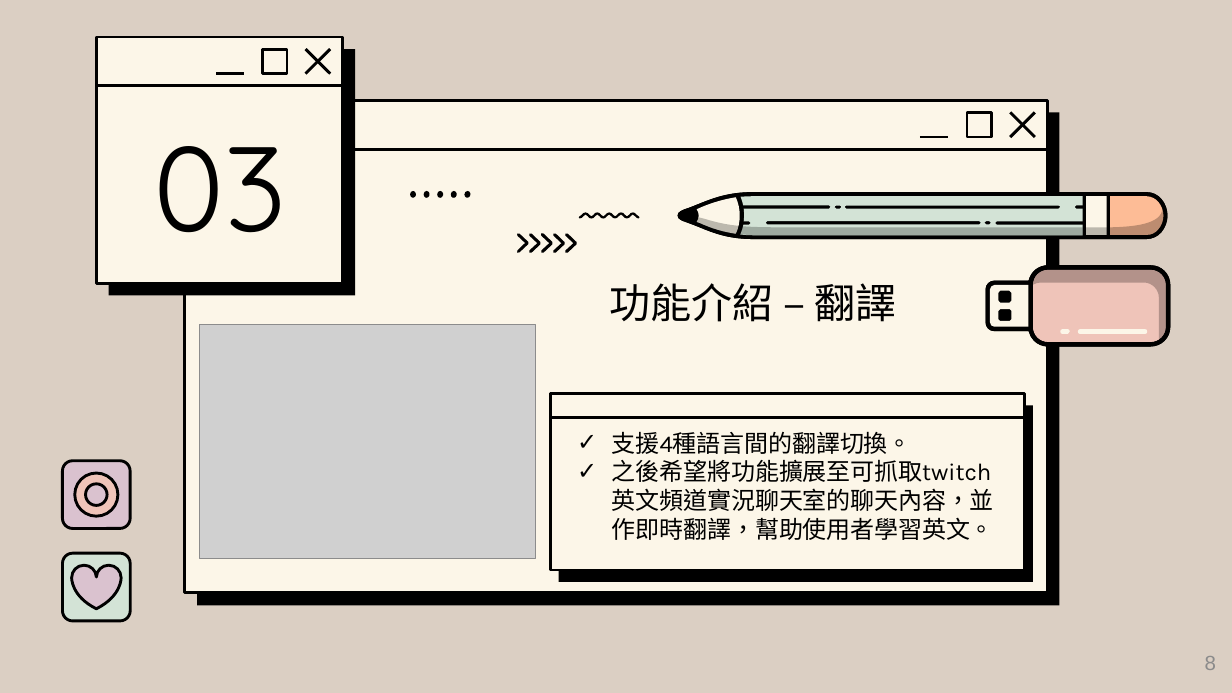
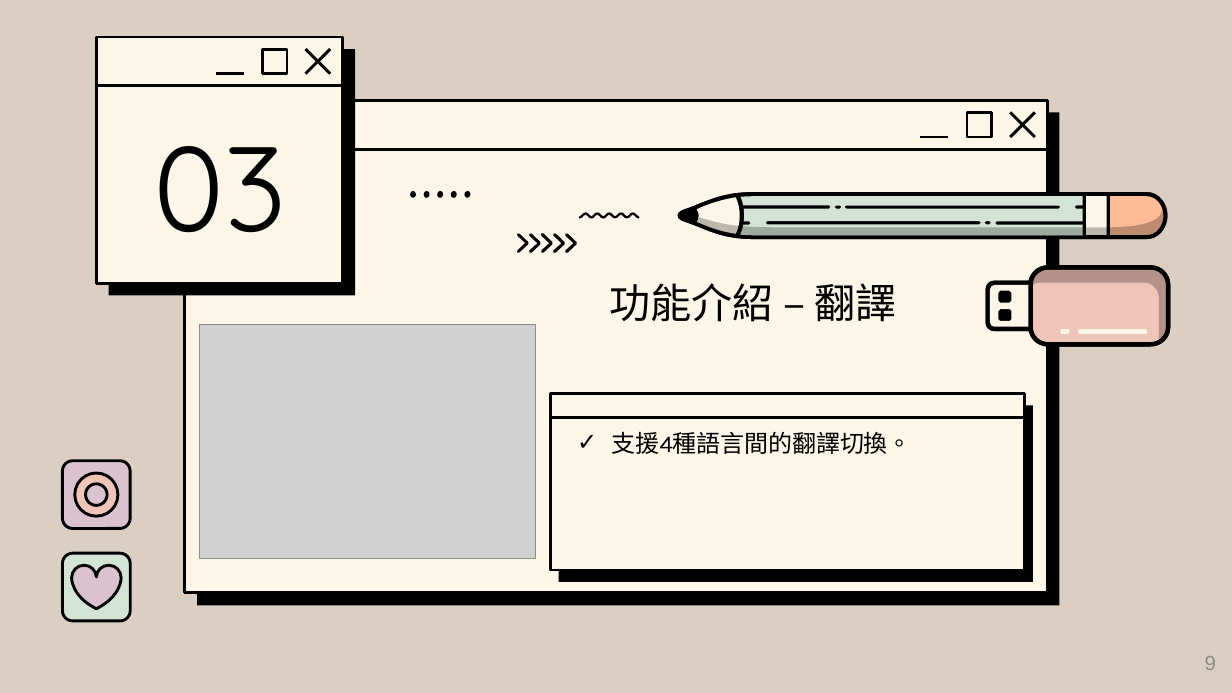
Before and after one commit to tim93009/iSpan_Midterm-Project, a slide deck: slide 9 of 簡報檔/midterm project_chang.pptx (slide 8 before the commit). Drawn at 1232x693 pixels with LibreOffice and Linux fonts; fonts in the diff are those of the drawing; grey boxes stand for pictures; background and template pictures are left out. Boxes give left, top, right and bottom in pixels: in the first picture for what was removed or moved away, otherwise in the second. Text is boxed around its words. In the diff, an @@ line names an element or a change of style, - is before the commit and + after.

```diff
--- a/簡報檔/midterm project_chang.pptx
+++ b/簡報檔/midterm project_chang.pptx
@@ subtitle at [612,459,994,540]: paragraph removed @@
-✓ 之後希望將功能擴展至可抓取twitch英文頻道實況聊天室的聊天內容，並作即時翻譯，幫助使用者學習英文。
@@ page number at [1205,656,1216,670]: text changed @@
-8
+9
```
Also in this commit, not shown: 2 slides added, 1 other file.
